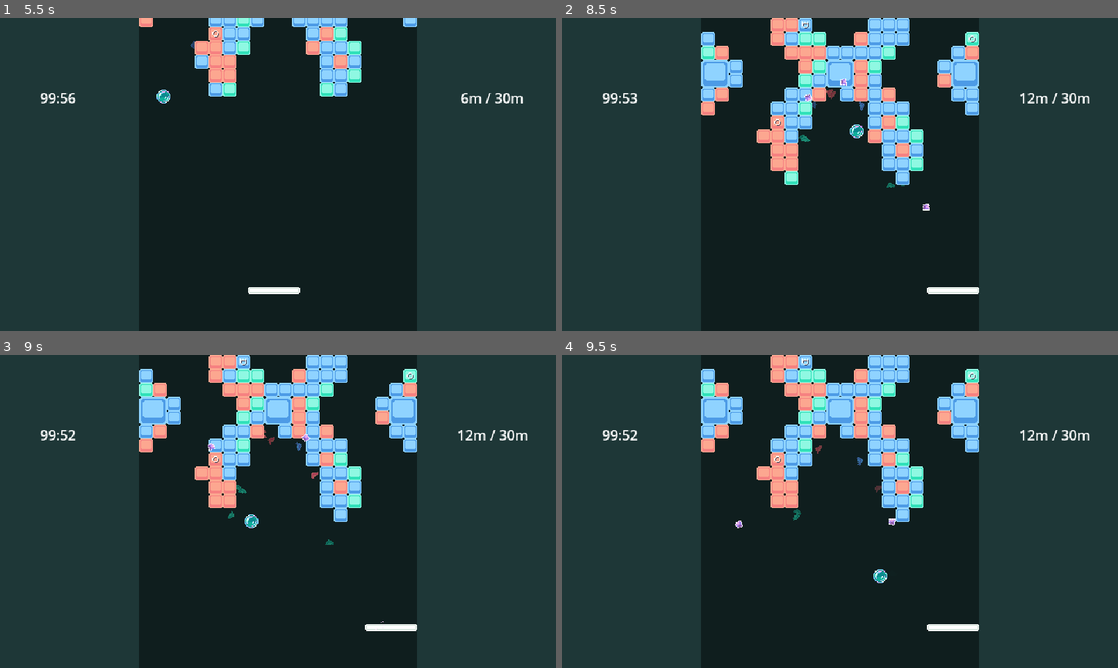
Above: before the commit, frames 1-4 (two rows, left to right).
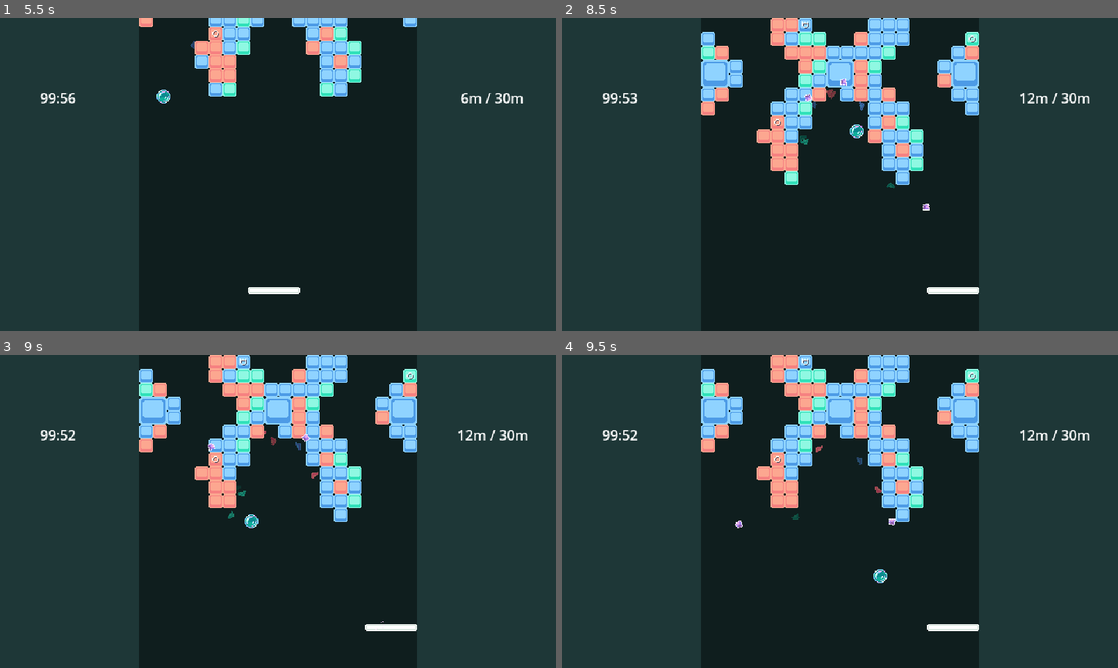
Above: after the commit, the same moments.

Repository: Christian-3-NA/incremental-breaker
Game: Godot game, scene res://Scenes/main_menu.tscn
The game is run twice, just before and just after one commit, with the same random seed, the same clock (stepped at 60 frames per second) and the same inputs. The engine's default icon, where the game draws it, is replaced by a stand-in: a white triangle on a blue panel in a dark square.
Inputs:
- Up to frame 1 (5.5 s): click "Start" at 0.5 s; click "Start" at 1.25 s; hold D (move_right) 2.03-2.78 s; tap S (secondary_action) at 2.1, 3.05, 3.6, 4.35, 5.3 s; hold A (move_left) 2.78-3.53 s; tap W (primary_action) at 2.85, 5.1 s; hold D (move_right) 3.53-5.03 s; hold A (move_left) from 5.03 s (still down)
- Up to frame 2 (8.5 s): tap S (secondary_action) at 5.85, 6.6, 7.55, 8.1 s; release A (move_left) at 7.28 s; hold D (move_right) from 7.28 s (still down); tap W (primary_action) at 7.35 s
- Up to frame 3 (9 s): keep holding D (move_right); tap S (secondary_action) at 8.85 s
- Up to frame 4 (9.5 s): keep holding D (move_right)

Frame 1 is identical in both runs. In frame 2, less than 0.1% of the frame differs, in the area x 42-62%, y 37-55%; in frame 3, 0.1%; in frame 4, 0.1%, in the area x 41-61%, y 28-53%.

Commit message:
more particles!

Diff:
--- /dev/null
+++ b/Particles/ball_shatter_particle.tscn
@@ -0,0 +1,135 @@
+[gd_scene load_steps=14 format=3 uid="uid://dwns7b5vviym8"]
+
+[ext_resource type="Texture2D" uid="uid://b5qyxhucyok3y" path="res://Assets/particles/coin_grab_particle.png" id="1_dur8c"]
+[ext_resource type="Texture2D" uid="uid://bwgq0wr4iwvua" path="res://Assets/ball.png" id="2_eof3s"]
+
+[sub_resource type="Curve" id="Curve_eof3s"]
+_data = [Vector2(0, 1), 0.0, 0.0, 0, 0, Vector2(0.588235, 1), 0.0, 0.0, 0, 0, Vector2(1, 0), 0.0, 0.0, 0, 0]
+point_count = 3
+
+[sub_resource type="CurveTexture" id="CurveTexture_1i5n0"]
+curve = SubResource("Curve_eof3s")
+
+[sub_resource type="Gradient" id="Gradient_dur8c"]
+colors = PackedColorArray(1, 1, 1, 1, 0.872441, 1, 0.9958, 1)
+
+[sub_resource type="GradientTexture1D" id="GradientTexture1D_eof3s"]
+gradient = SubResource("Gradient_dur8c")
+
+[sub_resource type="ParticleProcessMaterial" id="ParticleProcessMaterial_id0ta"]
+particle_flag_disable_z = true
+spread = 180.0
+initial_velocity_min = 400.0
+initial_velocity_max = 500.0
+gravity = Vector3(0, 0, 0)
+scale_over_velocity_min = 1.0
+scale_over_velocity_max = 10.0
+color_initial_ramp = SubResource("GradientTexture1D_eof3s")
+alpha_curve = SubResource("CurveTexture_1i5n0")
+
+[sub_resource type="Gradient" id="Gradient_1i5n0"]
+colors = PackedColorArray(1, 1, 1, 1, 1, 0, 0, 1)
+
+[sub_resource type="GradientTexture1D" id="GradientTexture1D_id0ta"]
+gradient = SubResource("Gradient_1i5n0")
+
+[sub_resource type="ParticleProcessMaterial" id="ParticleProcessMaterial_lccq7"]
+resource_local_to_scene = true
+particle_flag_disable_z = true
+gravity = Vector3(0, 0, 0)
+color_ramp = SubResource("GradientTexture1D_id0ta")
+
+[sub_resource type="Animation" id="Animation_eof3s"]
+resource_name = "BallShatter"
+length = 2.0
+tracks/0/type = "value"
+tracks/0/imported = false
+tracks/0/enabled = true
+tracks/0/path = NodePath(".:emitting")
+tracks/0/interp = 1
+tracks/0/loop_wrap = true
+tracks/0/keys = {
+"times": PackedFloat32Array(0, 0.133333),
+"transitions": PackedFloat32Array(1, 1),
+"update": 1,
+"values": [false, true]
+}
+tracks/1/type = "value"
+tracks/1/imported = false
+tracks/1/enabled = true
+tracks/1/path = NodePath("SubShatterParticle:emitting")
+tracks/1/interp = 1
+tracks/1/loop_wrap = true
+tracks/1/keys = {
+"times": PackedFloat32Array(0),
+"transitions": PackedFloat32Array(1),
+"update": 1,
+"values": [true]
+}
+tracks/2/type = "method"
+tracks/2/imported = false
+tracks/2/enabled = true
+tracks/2/path = NodePath(".")
+tracks/2/interp = 1
+tracks/2/loop_wrap = true
+tracks/2/keys = {
+"times": PackedFloat32Array(1.96667),
+"transitions": PackedFloat32Array(1),
+"values": [{
+"args": [],
+"method": &"queue_free"
+}]
+}
+
+[sub_resource type="Animation" id="Animation_1i5n0"]
+length = 0.001
+tracks/0/type = "value"
+tracks/0/imported = false
+tracks/0/enabled = true
+tracks/0/path = NodePath(".:emitting")
+tracks/0/interp = 1
+tracks/0/loop_wrap = true
+tracks/0/keys = {
+"times": PackedFloat32Array(0),
+"transitions": PackedFloat32Array(1),
+"update": 1,
+"values": [true]
+}
+tracks/1/type = "value"
+tracks/1/imported = false
+tracks/1/enabled = true
+tracks/1/path = NodePath("SubShatterParticle:emitting")
+tracks/1/interp = 1
+tracks/1/loop_wrap = true
+tracks/1/keys = {
+"times": PackedFloat32Array(0),
+"transitions": PackedFloat32Array(1),
+"update": 1,
+"values": [true]
+}
+
+[sub_resource type="AnimationLibrary" id="AnimationLibrary_id0ta"]
+_data = {
+&"BallShatter": SubResource("Animation_eof3s"),
+&"RESET": SubResource("Animation_1i5n0")
+}
+
+[node name="BallShatterParticle" type="GPUParticles2D"]
+amount = 32
+texture = ExtResource("1_dur8c")
+one_shot = true
+explosiveness = 1.0
+process_material = SubResource("ParticleProcessMaterial_id0ta")
+
+[node name="SubShatterParticle" type="GPUParticles2D" parent="."]
+amount = 1
+texture = ExtResource("2_eof3s")
+lifetime = 0.1
+one_shot = true
+process_material = SubResource("ParticleProcessMaterial_lccq7")
+
+[node name="SelfFree" type="AnimationPlayer" parent="."]
+libraries = {
+&"": SubResource("AnimationLibrary_id0ta")
+}
+autoplay = "BallShatter"
--- a/Particles/block_broken_particle.tscn
+++ b/Particles/block_broken_particle.tscn
@@ -54,7 +54,7 @@
 tracks/0/interp = 1
 tracks/0/loop_wrap = true
 tracks/0/keys = {
-"times": PackedFloat32Array(0),
+"times": PackedFloat32Array(0.5),
 "transitions": PackedFloat32Array(1),
 "update": 1,
 "values": [true]
--- a/Scripts/ball.gd
+++ b/Scripts/ball.gd
@@ -69,7 +69,7 @@
 						collision_target.charge()
 
 					"KillFloor":
-						shatter()
+						shatter("bottom")
 
 					_:
 						if collision_info.get_normal().dot(velocity.normalized()) <= 0.0:
@@ -81,6 +81,6 @@
 
 ''' ---------- CUSTOM FUNCTIONS ---------- '''
 
-func shatter():
-	ball_destroyed.emit(self)
+func shatter(source):
+	ball_destroyed.emit(self, source)
 	queue_free()
--- a/Scripts/game_manager.gd
+++ b/Scripts/game_manager.gd
@@ -211,7 +211,12 @@
 	all_bricks.erase(brick)
 
 
-func on_ball_destroyed(ball):
+func on_ball_destroyed(ball, source):
+	match source:
+		"bottom":
+			pass
+		"laser":
+			$ParticleManager.spawn_ball_shatter_particle(ball.position)
 	ball_ref.erase(ball)
 	if paddle_ref.held_ball_count == 0 and ball_ref.is_empty():
 		end_level()
--- a/Scripts/laser.gd
+++ b/Scripts/laser.gd
@@ -42,7 +42,7 @@
 			if result.collider.has_method("hit"):
 				result.collider.hit("laser")
 			if result.collider.has_method("shatter"):
-				result.collider.shatter()
+				result.collider.shatter("laser")
 
 			# Draws the laser
 			var new_line = Line2D.new()
--- a/Scripts/particle_manager.gd
+++ b/Scripts/particle_manager.gd
@@ -5,6 +5,7 @@
 var block_broken_particle = preload("res://Particles/block_broken_particle.tscn")
 var coin_grabbed_particle = preload("res://Particles/coin_grabbed_particle.tscn")
 var block_disentigrate_particle = preload("res://Particles/block_disentigrate_particle.tscn")
+var ball_shatter_particle = preload("res://Particles/ball_shatter_particle.tscn")
 
 var blue_texture = preload("res://Assets/particles/block_broken_particle_blue.png")
 var red_texture  = preload("res://Assets/particles/block_broken_particle_red.png")
@@ -39,3 +40,9 @@
 	var new_particle = coin_grabbed_particle.instantiate()
 	new_particle.position = spawn_position
 	add_child(new_particle)
+
+
+func spawn_ball_shatter_particle(spawn_position):
+	var new_particle = ball_shatter_particle.instantiate()
+	new_particle.position = spawn_position
+	add_child(new_particle)
